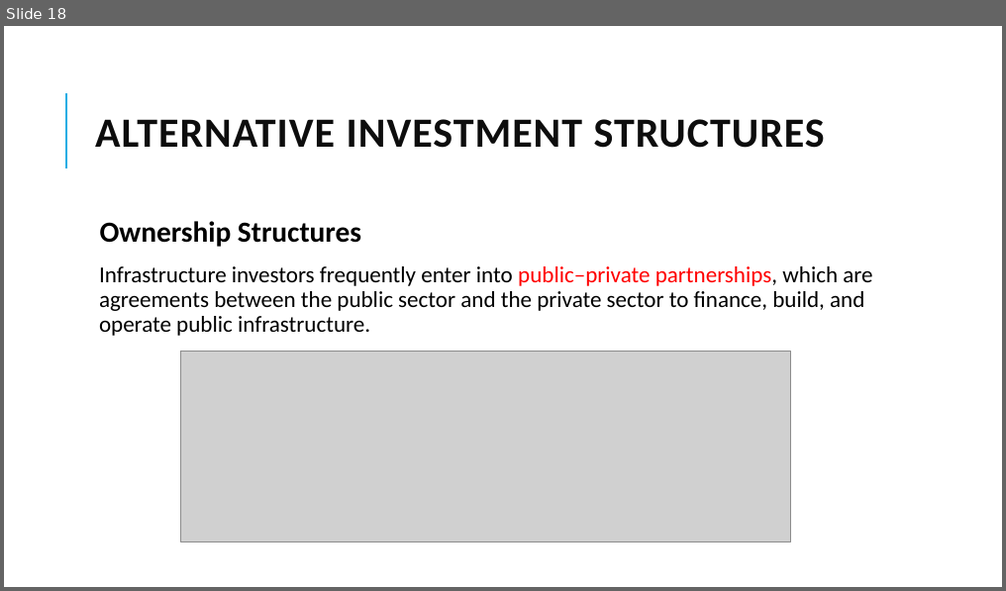
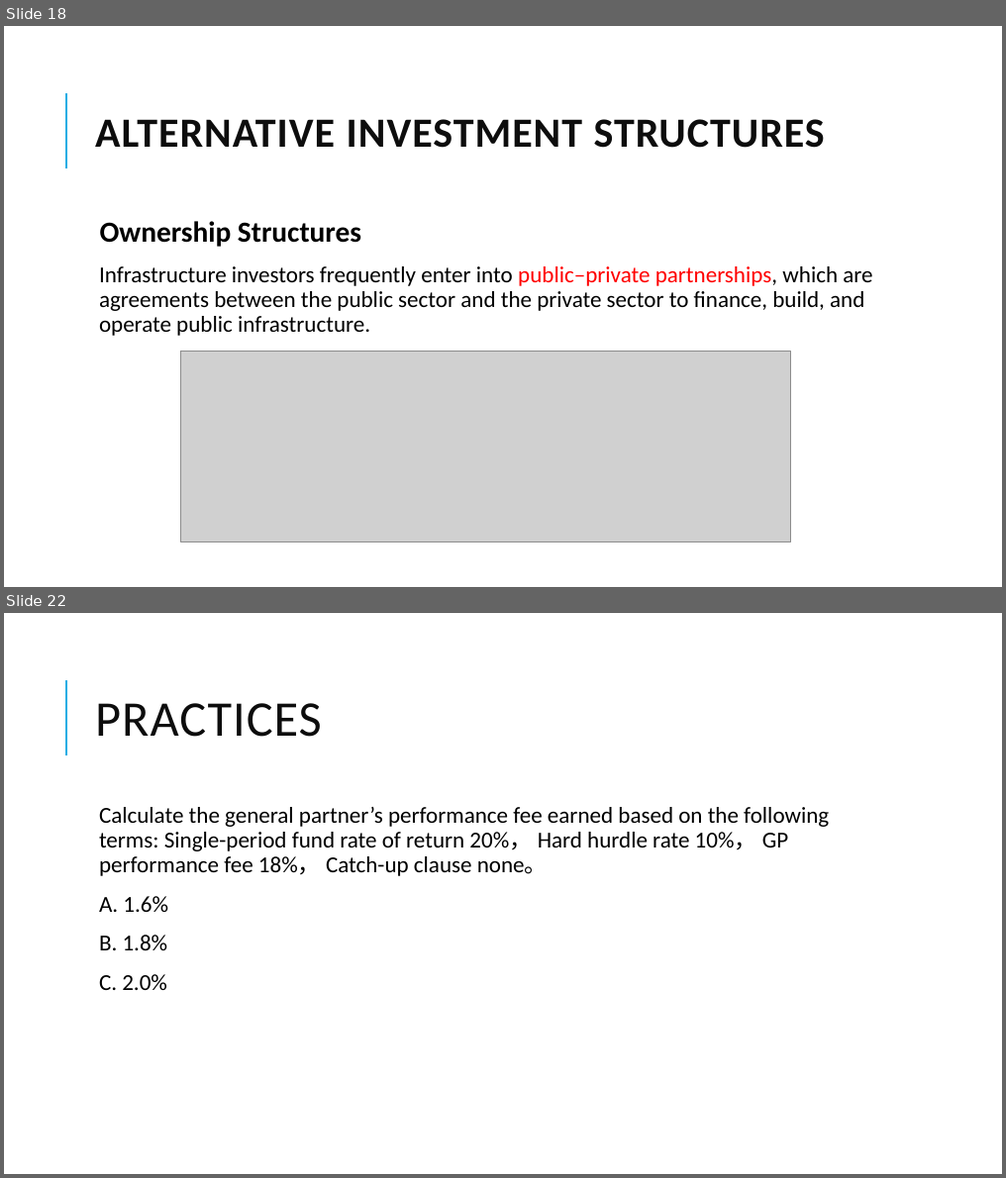
Before and after one commit to Isco0530/data, a slide deck: 2024Alternative.pptx. Shown one above the other, each under a label of ours: slide 18 before the commit, slides 18 and 22 after it; the slides between them are not shown. The pictures are 1006x591 and 1006x1178 pixels, drawn with LibreOffice and Linux fonts; fonts in the diff are those of the drawing; grey boxes stand for pictures. Boxes give left, top, right and bottom in pixels: in the first picture for what was removed or moved away, otherwise in the second. Text is boxed around its words. In the diff, an @@ line names an element or a change of style, - is before the commit and + after.

```diff
--- a/2024Alternative.pptx
+++ b/2024Alternative.pptx
@@ slide 22 added at box(4, 613, 1002, 1174), background #FFFFFF; not listed: 1 template element that a slide beside it also shows @@
@@ title added at box(95, 703, 322, 737), 48 pt, text #0D0D0D @@
+PRACTICES
@@ text added at box(99, 807, 829, 990), 22 pt, text #000000 @@
+  Calculate the general partner’s performance fee earned based on the following terms: Single-period fund rate of return 20%， Hard hurdle rate 10%， GP performance fee 18%， Catch-up clause none。
+  A. 1.6%
+  B. 1.8%
+  C. 2.0%
```
Also in this commit, not shown: 2 slides changed, 2 other slides added, 1 other file.
